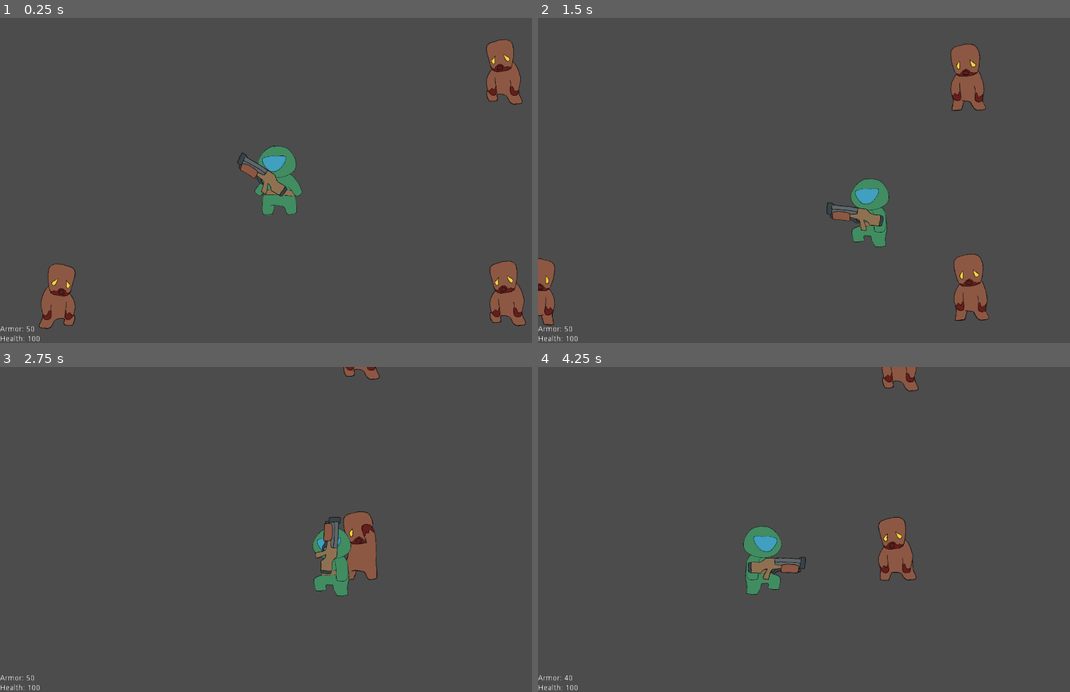
Above: before the commit, frames 1-4 (two rows, left to right).
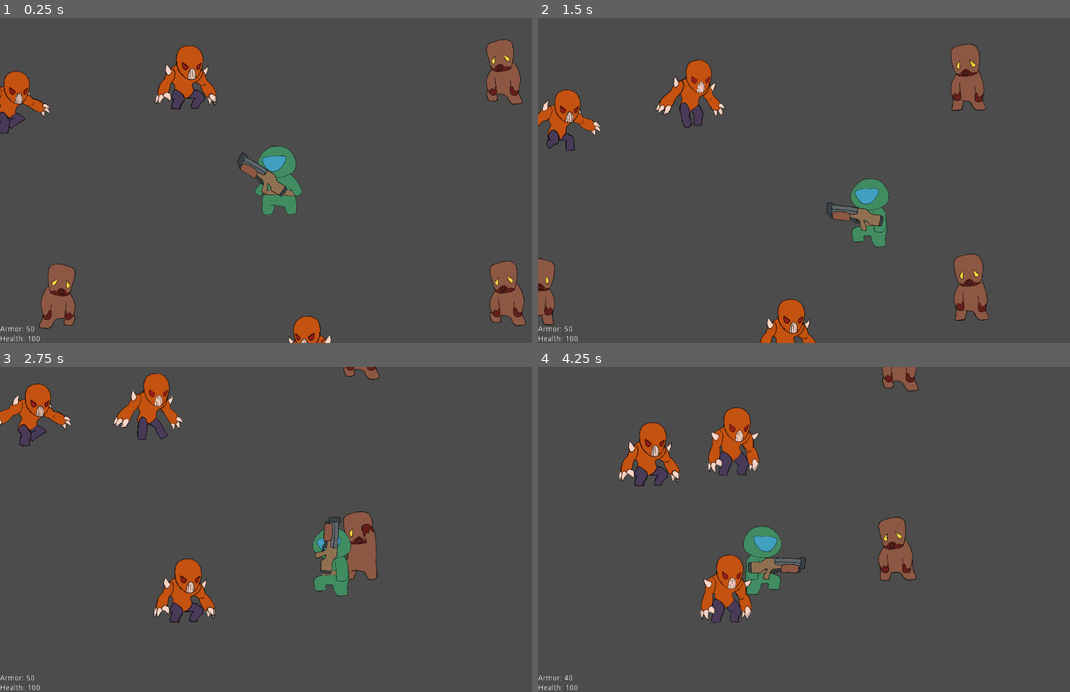
Above: after the commit, the same moments.

Repository: kodumen/de_2d
Game: Godot game, scene res://TestScene/TestScene.tscn
Same seed, same stepped clock (60 frames per second), same inputs: the game is played once before the commit and once after it.
Inputs (mouse positions are in pixels of both pictures, inside the frame that each line leads up to):
- Up to frame 1 (0.25 s): no input
- Up to frame 2 (1.5 s): move the mouse to (937, 164) at 0.52 s; hold D (player_move_right) 0.53-1.28 s; click (937, 164) at 0.6 s; move the mouse to (702, 196) at 1.27 s; hold S (player_move_down) from 1.28 s (still down); click (702, 196) at 1.35 s
- Up to frame 3 (2.75 s): move the mouse to (335, 458) at 2.02 s; release S (player_move_down) at 2.03 s; hold D (player_move_right) from 2.03 s (still down); click (335, 458) at 2.1 s
- Up to frame 4 (4.25 s): move the mouse to (788, 594) at 2.77 s; release D (player_move_right) at 2.78 s; hold W (player_move_up) 2.78-3.53 s; click (788, 594) at 2.85 s; move the mouse to (984, 578) at 3.52 s; hold A (player_move_left) from 3.53 s (still down); click (984, 578) at 3.6 s

The runs differ from the first frame. In frame 1, 2.4% of the frame differs, in the area x 0-63%, y 8-100%; in frame 2, 2.9%; in frame 3, 3.2%; in frame 4, 3.5%, in the area x 15-42%, y 12-79%.
Error in both runs: Trying to assign value of type 'Node' to a variable of type 'Node2D'. (res://Shotgun/Shotgun.gd:15)

Commit message:
WIP: Implement imp
I do not like the duplication of code for enemies, but I can't think of
a way to fix that yet.

Pathfinding should be implemented because what we have now only works
for slow zombies.

Diff:
--- /dev/null
+++ b/Imp/AnimatedSprite.gd
@@ -0,0 +1,9 @@
+extends AnimatedSprite
+
+
+func _on_Imp_imp_motion(_velocity):
+	play("move")
+
+
+func _on_Imp_imp_idle():
+	play("default")
--- /dev/null
+++ b/Imp/Imp.gd
@@ -0,0 +1,61 @@
+extends KinematicBody2D
+
+
+enum STATE {
+	IDLE,
+	MOVING,
+	ATTACKING,
+	DEAD
+}
+
+export(NodePath) var target_path
+
+export var armor = 0
+export var health = 100
+export var speed = 0.25
+export var attack = 10
+export(STATE) var state = STATE.IDLE
+
+onready var animatedSprite = $AnimatedSprite
+
+var target
+
+signal imp_idle
+signal imp_hit
+signal imp_motion(velocity)
+signal imp_attack(target)
+signal imp_dead
+
+func _ready():
+	if (target_path):
+		target = get_node(target_path)
+		state = STATE.MOVING
+
+func _physics_process(_delta):
+	if (target == null || state != STATE.MOVING):
+		return
+
+	var velocity = Vector2()
+	velocity = position.direction_to(target.global_position)
+	velocity *= speed
+
+	# sprite direction
+	animatedSprite.flip_h = target.global_position.x < global_position.x
+
+	if (velocity.length() > 0):
+		emit_signal("imp_motion", velocity)
+	else:
+		emit_signal("imp_idle")
+
+	move_and_collide(velocity)
+
+
+func _on_RangedAttackZone_body_entered(body: Node2D):
+	if (body.is_in_group("Player")):
+		state = STATE.IDLE
+		emit_signal("imp_idle")
+
+
+func _on_RangedAttackZone_body_exited(body: Node2D):
+	if (body.is_in_group("Player")):
+		state = STATE.MOVING
--- /dev/null
+++ b/Imp/Imp.tscn
@@ -0,0 +1,53 @@
+[gd_scene load_steps=12 format=2]
+
+[ext_resource path="res://Imp/imp_default-1.png" type="Texture" id=1]
+[ext_resource path="res://Imp/imp_default-2.png" type="Texture" id=2]
+[ext_resource path="res://Imp/imp_move-2.png" type="Texture" id=3]
+[ext_resource path="res://Imp/imp_move-3.png" type="Texture" id=4]
+[ext_resource path="res://Imp/imp_move-4.png" type="Texture" id=5]
+[ext_resource path="res://Imp/imp_move-1.png" type="Texture" id=6]
+[ext_resource path="res://Imp/Imp.gd" type="Script" id=7]
+[ext_resource path="res://Imp/AnimatedSprite.gd" type="Script" id=8]
+
+[sub_resource type="CircleShape2D" id=1]
+radius = 30.0
+
+[sub_resource type="SpriteFrames" id=2]
+animations = [ {
+"frames": [ ExtResource( 1 ), ExtResource( 2 ) ],
+"loop": true,
+"name": "default",
+"speed": 2.0
+}, {
+"frames": [ ExtResource( 6 ), ExtResource( 3 ), ExtResource( 4 ), ExtResource( 5 ) ],
+"loop": true,
+"name": "move",
+"speed": 8.0
+} ]
+
+[sub_resource type="CircleShape2D" id=3]
+radius = 300.0
+
+[node name="Imp" type="KinematicBody2D"]
+script = ExtResource( 7 )
+speed = 2.0
+
+[node name="MovementCollision" type="CollisionShape2D" parent="."]
+shape = SubResource( 1 )
+
+[node name="AnimatedSprite" type="AnimatedSprite" parent="."]
+position = Vector2( 0, -13 )
+frames = SubResource( 2 )
+frame = 1
+playing = true
+script = ExtResource( 8 )
+
+[node name="RangedAttackZone" type="Area2D" parent="."]
+
+[node name="CollisionShape2D" type="CollisionShape2D" parent="RangedAttackZone"]
+shape = SubResource( 3 )
+
+[connection signal="imp_idle" from="." to="AnimatedSprite" method="_on_Imp_imp_idle"]
+[connection signal="imp_motion" from="." to="AnimatedSprite" method="_on_Imp_imp_motion"]
+[connection signal="body_entered" from="RangedAttackZone" to="." method="_on_RangedAttackZone_body_entered"]
+[connection signal="body_exited" from="RangedAttackZone" to="." method="_on_RangedAttackZone_body_exited"]
--- a/TestScene/TestScene.tscn
+++ b/TestScene/TestScene.tscn
@@ -1,8 +1,9 @@
-[gd_scene load_steps=4 format=2]
+[gd_scene load_steps=5 format=2]
 
 [ext_resource path="res://Player/Player.tscn" type="PackedScene" id=1]
 [ext_resource path="res://Zombie/Zombie.tscn" type="PackedScene" id=2]
 [ext_resource path="res://HUD/HUD.tscn" type="PackedScene" id=3]
+[ext_resource path="res://Imp/Imp.tscn" type="PackedScene" id=4]
 
 [node name="TestScene" type="Node2D"]
 
@@ -30,11 +31,23 @@
 position = Vector2( 421.666, 207.655 )
 target_path = NodePath("../Player")
 
+[node name="Imp" parent="World" instance=ExtResource( 4 )]
+position = Vector2( -169.706, -182.434 )
+target_path = NodePath("../Player")
+
+[node name="Imp2" parent="World" instance=ExtResource( 4 )]
+position = Vector2( 60.8112, 332.34 )
+target_path = NodePath("../Player")
+
+[node name="Imp3" parent="World" instance=ExtResource( 4 )]
+position = Vector2( -523.259, -142.836 )
+target_path = NodePath("../Player")
+
 [node name="HUD" parent="." instance=ExtResource( 3 )]
 player_path = NodePath("../World/Player")
 
+[connection signal="player_dead" from="World/Player" to="World/Zombie2" method="_on_Player_player_dead"]
+[connection signal="player_dead" from="World/Player" to="World/Zombie3" method="_on_Player_player_dead"]
 [connection signal="player_dead" from="World/Player" to="HUD" method="_on_Player_player_dead"]
-[connection signal="player_dead" from="World/Player" to="World/Zombie3" method="_on_Player_player_dead"]
 [connection signal="player_dead" from="World/Player" to="World/Zombie" method="_on_Player_player_dead"]
-[connection signal="player_dead" from="World/Player" to="World/Zombie2" method="_on_Player_player_dead"]
 [connection signal="player_hit" from="World/Player" to="HUD" method="_on_Player_player_hit"]
Binary file added: Imp/imp_default-1.png
Not shown, added: Imp/imp_default-1.png.import
Binary file added: Imp/imp_default-2.png
Not shown, added: Imp/imp_default-2.png.import
Binary file added: Imp/imp_move-1.png
Not shown, added: Imp/imp_move-1.png.import
Binary file added: Imp/imp_move-2.png
Not shown, added: Imp/imp_move-2.png.import
Binary file added: Imp/imp_move-3.png
Not shown, added: Imp/imp_move-3.png.import
Binary file added: Imp/imp_move-4.png
Not shown, added: Imp/imp_move-4.png.import
(and 1 more such lines)
